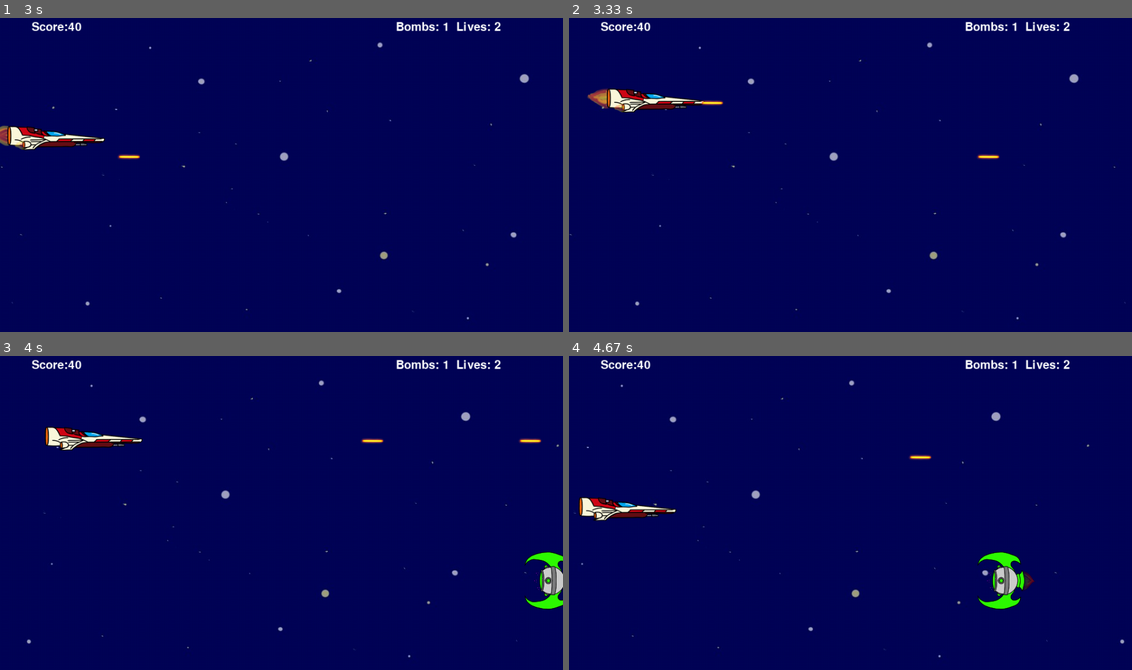
Above: before the commit, frames 1-4 (two rows, left to right).
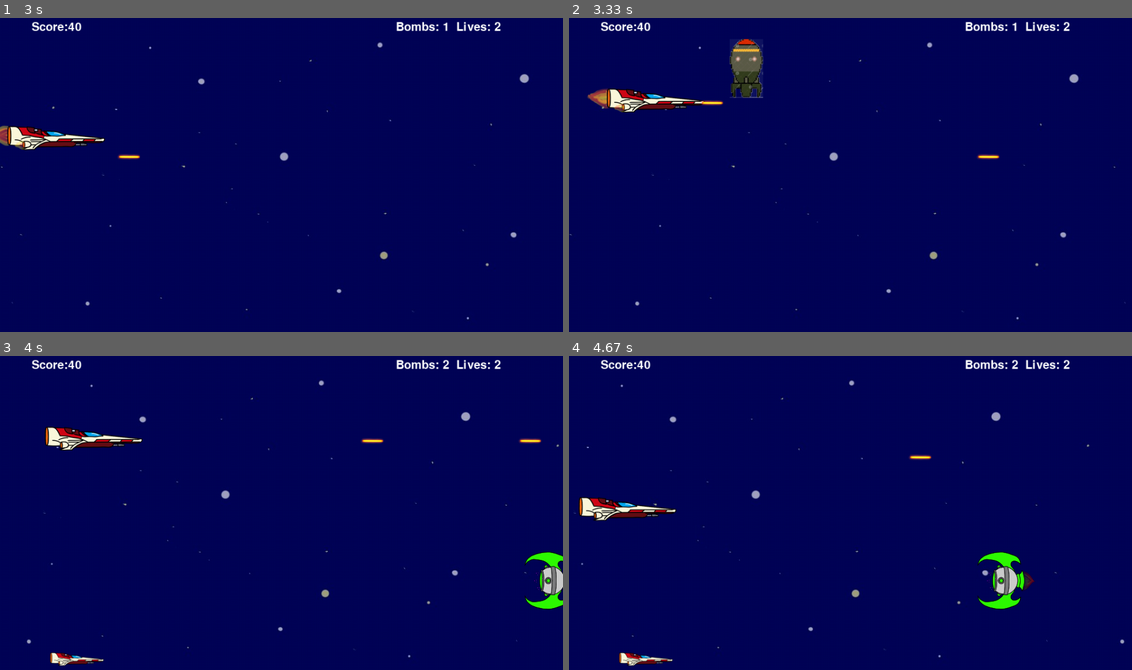
Above: after the commit, the same moments.

Repository: Demi-hero/UoN_Game_Project
Game: pygame game, started from Main.py
Two runs of this game, one before a commit and one after it. Both use one fixed random seed, a clock stepped at 60 frames per second and the inputs below.
Inputs:
- Up to frame 1 (3 s): hold Space 0.33-0.8 s; hold Right 0.33-0.8 s; tap Space at 0.88, 1.28, 1.58, 1.83, 2.13, 2.38, 2.68, 2.93 s; hold P 1.22-1.68 s; hold Right 1.22-1.68 s; hold P 1.77-2.23 s; hold Right 1.77-2.23 s; hold Right 2.32-2.78 s; hold Up from 2.87 s (still down)
- Up to frame 2 (3.33 s): release Up at 3.17 s; hold Right from 3.2 s (still down); tap Space at 3.27 s
- Up to frame 3 (4 s): tap Space at 3.57, 3.77 s; release Right at 3.67 s; hold Left from 3.7 s (still down)
- Up to frame 4 (4.67 s): tap Space at 4.07, 4.33 s; release Left at 4.23 s; hold Down 4.27-4.57 s; hold Left from 4.6 s (still down)

Frame 1 is identical in both runs. In frame 2, 0.9% of the frame differs, in the area x 28-35%, y 6-26%; in frame 3, 0.3%; in frame 4, 0.3%.

Commit message:
Bomb Functionality
Bombs now work and both bombs and pickups have vfx and sfx now. Its all however place holder if you can find better stuff.

Diff:
--- a/Main.py
+++ b/Main.py
@@ -18,6 +18,7 @@
         self.clock = pyg.time.Clock()
         self.framerate = 100
         self.starttime = time.time()
+        self.white = (255, 255, 255)
         # objects created inside the class. Not sure if this is a good thing or not?
 
     # will need refactoring to match rest of code style is how the code handles start up
@@ -57,7 +58,7 @@
         while self.running:
             # taking the player input, passing to event handler
             for event in pyg.event.get():
-                self.on_event(event, Player1, Bullet1, Files)
+                self.on_event(event, Board, Player1, Alien1, Bullet1, Files)
             self.player_movement(Player1)
 
             # updating the object states, and drawing to screen (see gamedata)
--- a/eventhandler.py
+++ b/eventhandler.py
@@ -14,19 +14,19 @@
         Player.move(x_dir, y_dir)
 
     # this runs for every event and calls the relevant method
-    def on_event(self, event, player="", bullet="", files=''):
+    def on_event(self, event, board="", player="",alien="", bullet="", files=""):
         # breaks out of the main game loop if QUIT event occurs (closing window), cleanup occurs after
         if event.type == pyg.QUIT:
                 self.on_exit()
         # checks for when keys are pressed
         elif event.type == pyg.KEYDOWN:
-                self.on_key_down(event, player, bullet, files)
+                self.on_key_down(event, board, player,alien, bullet, files,)
 
     def on_exit(self):
         self.startup = False
         self.running = False
 
-    def on_key_down(self, event, player, bullet, files):
+    def on_key_down(self, event, board, player, alien, bullet, files):
         # spacebar triggers firing sequence - takes gun position from player, passes to bullet fire method
         if event.key == pyg.K_SPACE:
             files.pewpew.play()
@@ -41,6 +41,14 @@
         elif event.key == pyg.K_q:
             if self.paused:
                 self.on_exit()
+        elif event.key == pyg.K_b:
+            if self.bombs > 0:
+                files.ult.play()
+                self.update_score((len(alien.alive_aliens)*40))
+                board.screen.fill(self.white)
+                pyg.display.update()
+                alien.alive_aliens = []
+                self.bombs -= 1
 
     # update score and lives
     def update_score(self, points):
--- a/gamedata.py
+++ b/gamedata.py
@@ -14,19 +14,20 @@
 class FileStore:
     # class containing all the files that need loading in game that don't relate to an in game sprite.
     def __init__(self):
+        self.load_data()
+
+    def load_data(self):
+        self.scores = []
+        self.background_music = os.path.join("sounds", "OrbitBeat130.wav")
+        self.pewpew = pyg.mixer.Sound(os.path.join("sounds", "pew.wav"))
+        self.boom = pyg.mixer.Sound(os.path.join("sounds", "boom.wav"))
+        self.ult = pyg.mixer.Sound(os.path.join("sounds", "ult.wav"))
         self.arrows = pyg.image.load(os.path.join("images", "PixelKeys2.png"))
         self.h = pyg.image.load(os.path.join("images", "h.png"))
         self.l = pyg.image.load(os.path.join("images", "L.png"))
         self.space = pyg.image.load(os.path.join("images", "spacebar.png"))
         self.title = pyg.image.load(os.path.join("images", "Title.png"))
-        self.scores = []
-        self.load_data()
-
-    def load_data(self):
-        self.scores = []
-        self.background_music = os.path.join("sounds", "OrbitBeat130.wav")
-        self.pewpew = pyg.mixer.Sound(os.path.join("sounds", "pew.wav"))
-        self.boom = pyg.mixer.Sound(os.path.join("sounds", "boom.wav"))
+
         # load in the high scores
         try:
             # have used with to double make sure I closed the file
@@ -281,6 +282,7 @@
 
     def __init__(self, Main):
         self.main = Main
+        self.pickup = pyg.mixer.Sound(os.path.join("sounds", "Power-Up.wav"))
         self.spawned = False
         self.powers_dict = {0: [pyg.image.load(os.path.join("images", "hero_life.png")), 93, 25, self.extra_life],
                             1: [pyg.image.load(os.path.join("images", "bomb.png")), 58, 100, self.extra_bomb]}
@@ -290,7 +292,7 @@
         self.spawn_pos = (0,0)
 
     def spawn(self, player):
-        if (time.time() - self.starttime)//1 == 30 and not self.spawned:
+        if (time.time() - self.starttime)//1 == 3 and not self.spawned:
             # generate a random number between 0 and however many
             self.power_up = self.powers_dict[randint(0, 1)]
             self.spawn_pos = (randint(BORDER, (WIDTH//2)-self.power_up[1]),
@@ -298,7 +300,7 @@
             self.hitbox = pyg.Rect(self.spawn_pos[0], self.spawn_pos[1], self.power_up[1], self.power_up[2])
             self.spawned = True
             Background.screen.blit(self.power_up[0],self.spawn_pos)
-        elif (time.time() - self.starttime)//1 == 60:
+        elif (time.time() - self.starttime)//1 == 10:
             self.starttime = time.time()
             self.spawn_pos = (randint(BORDER, (WIDTH//2)-self.power_up[1]),
                               randint(BORDER, HEIGHT-BORDER-self.power_up[2]))
@@ -320,5 +322,6 @@
         # how to tell when player and powerup hitboxes collied
         player_hitbox = player.get_hitbox()
         if self.hitbox.colliderect(player_hitbox):
+            self.pickup.play()
             self.power_up[3]()
             self.spawned = False
Not shown, added: sounds/Power-Up.wav
Not shown, added: sounds/ult.wav
